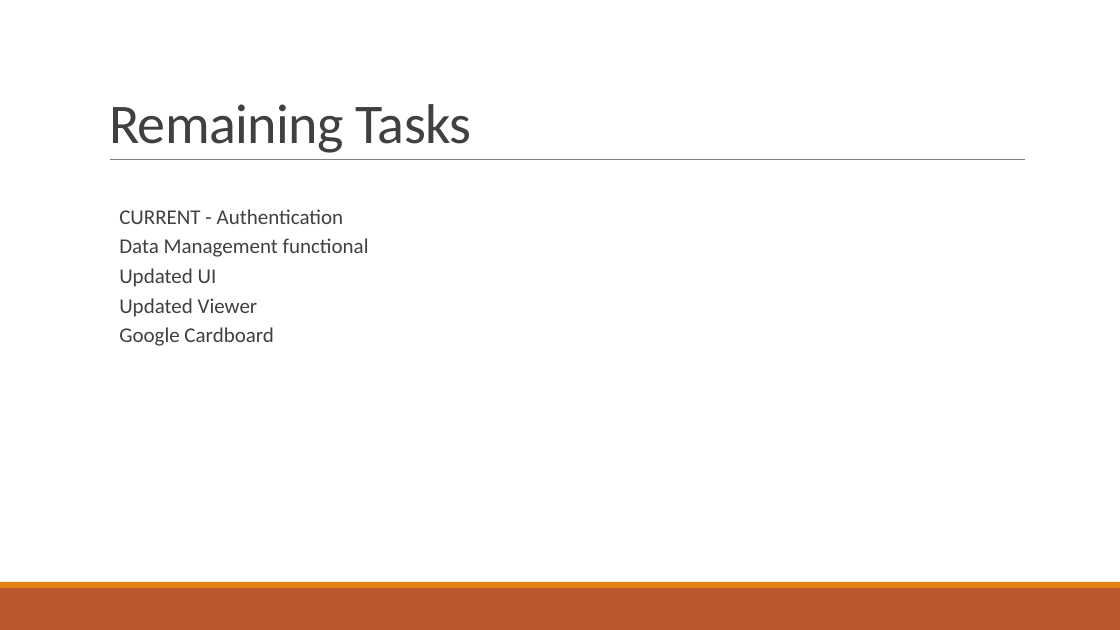
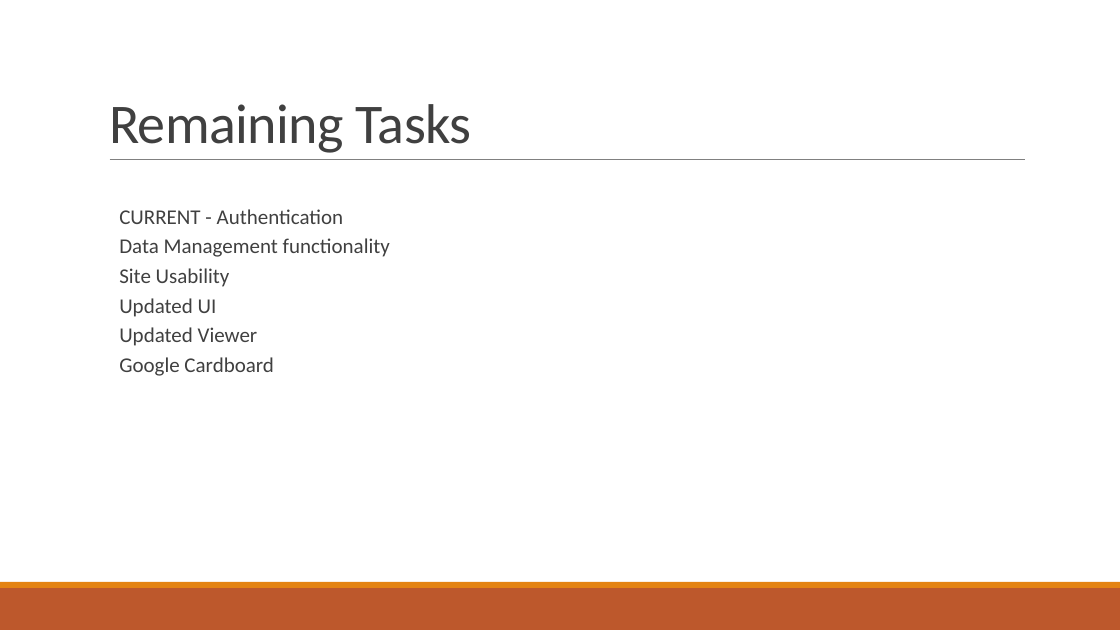
Before and after one commit to gonsalvg/Capstone-Forge-App, a slide deck: slide 16 of Project Documents/Progress Report 2/Progress report.pptx (slide 13 before the commit). Drawn at 1120x630 pixels with LibreOffice and Linux fonts; fonts in the diff are those of the drawing. Boxes give left, top, right and bottom in pixels: in the first picture for what was removed or moved away, otherwise in the second. Text is boxed around its words. In the diff, an @@ line names an element or a change of style, - is before the commit and + after.

```diff
--- a/Project Documents/Progress Report 2/Progress report.pptx
+++ b/Project Documents/Progress Report 2/Progress report.pptx
@@ text at (119, 238, 390, 287): text changed @@
-  Data Management functional
+  Data Management functionality
+  Site Usability
```
Also in this commit, not shown: 2 other slides changed, 4 slides added.
